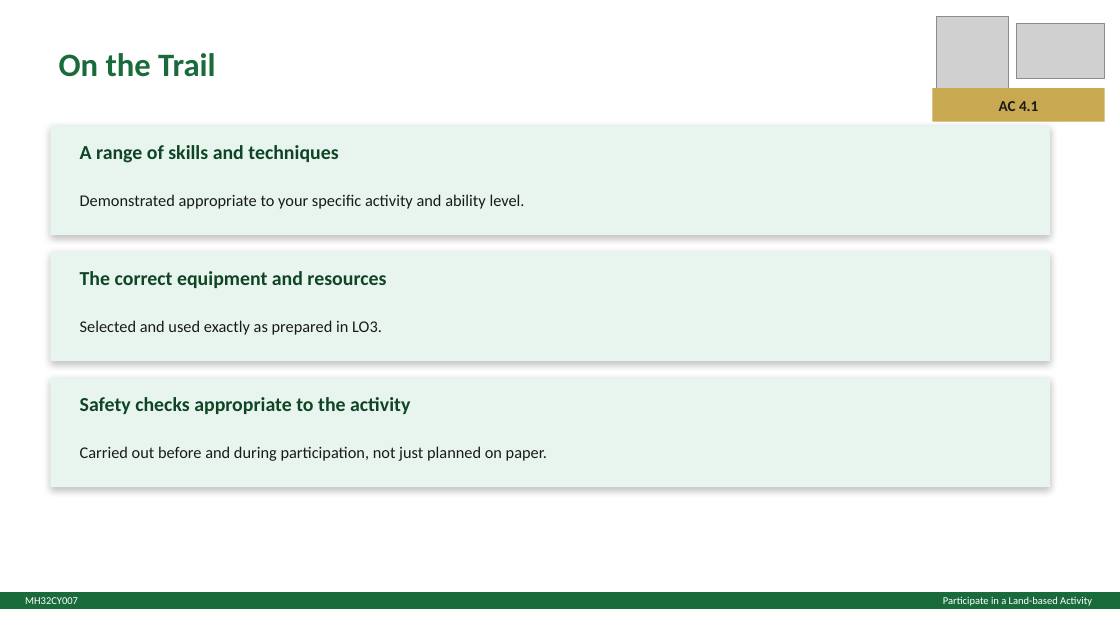
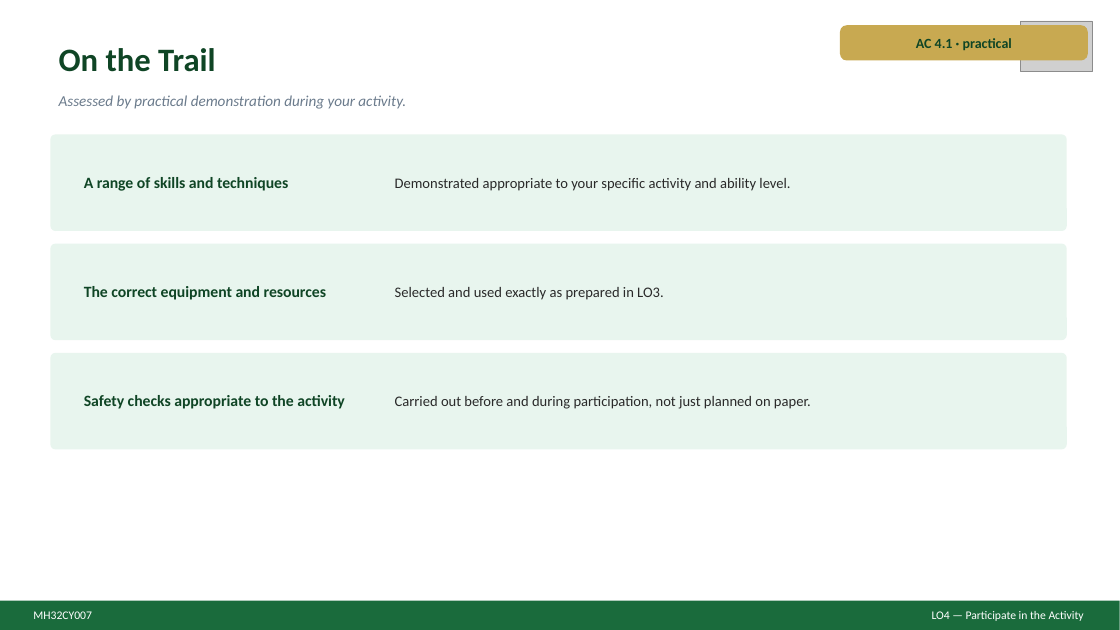
Before and after one commit to JJ2026Outdoor/ACOutdoorEd, a slide deck: slide 8 of MH32CY007LandActivitySlides.pptx (slide 10 before the commit). Drawn at 1120x630 pixels with LibreOffice and Linux fonts; fonts in the diff are those of the drawing; grey boxes stand for pictures. Boxes give left, top, right and bottom in pixels: in the first picture for what was removed or moved away, otherwise in the second. Text is boxed around its words. In the diff, an @@ line names an element or a change of style, - is before the commit and + after.

```diff
--- a/MH32CY007LandActivitySlides.pptx
+++ b/MH32CY007LandActivitySlides.pptx
@@ text "On the Trail" at (59, 48, 215, 72): text colour #1A6B3C to #0F4525 @@
@@ rounded rectangle added at (840, 25, 1088, 60), fill #C8A951 @@
@@ picture removed at (1017, 24, 1105, 78) @@
@@ picture: place and size @@
-picture at (937, 17, 1008, 88)
+picture at (1021, 21, 1092, 71)
@@ text at (916, 38, 1012, 50): text changed; size 13 to 12 pt; text colour #1A1A1A to #0F4525 @@
-AC 4.1
+AC 4.1 · practical
@@ rectangle removed at (933, 88, 1105, 122) @@
@@ text added at (59, 95, 406, 109), 13 pt, text #6B7B8C, italic @@
+Assessed by practical demonstration during your activity.
@@ rounded rectangle: place and size @@
-rounded rectangle at (50, 126, 1050, 235)
+rounded rectangle at (50, 134, 1067, 231)
@@ rounded rectangle at (50, 134, 1067, 231): rectangle to rounded rectangle; shadow off @@
@@ size 17 to 13.5 pt in 3 elements at (84, 286, 326, 300), (84, 395, 345, 409), (84, 177, 288, 191) @@
@@ text "A range of skills and ...": place and size @@
-text "A range of skills and ..." at (80, 145, 338, 163)
+text "A range of skills and ..." at (84, 177, 288, 191)
@@ text "Demonstrated appropriate to your specific ...": place and size @@
-text "Demonstrated appropriate to your specific ..." at (80, 194, 525, 209)
+text "Demonstrated appropriate to your specific ..." at (395, 178, 790, 191)
@@ rounded rectangle at (50, 244, 1067, 340): rectangle to rounded rectangle; shadow off @@
@@ rounded rectangle: place and size @@
-rounded rectangle at (50, 252, 1050, 361)
+rounded rectangle at (50, 244, 1067, 340)
@@ text "Selected and used exactly as ...": place and size @@
-text "Selected and used exactly as ..." at (80, 320, 382, 335)
+text "Selected and used exactly as ..." at (395, 287, 663, 300)
@@ rounded rectangle added at (50, 353, 1067, 450), fill #E8F5EE @@
@@ rectangle removed at (50, 378, 1050, 487) @@
@@ size 14 to 12.5 pt, text colour #1A1A1A to #2A2A2A in 3 elements at (395, 178, 790, 191), (395, 287, 663, 300), (395, 396, 811, 409) @@
@@ text "Carried out before and during ...": place and size @@
-text "Carried out before and during ..." at (80, 446, 547, 461)
+text "Carried out before and during ..." at (395, 396, 811, 409)
@@ rectangle: place and size @@
-rectangle at (0, 592, 1120, 609)
+rectangle at (0, 601, 1120, 630)
@@ text "MH32CY007": place and size @@
-text "MH32CY007" at (25, 597, 78, 604)
+text "MH32CY007" at (33, 611, 92, 619)
@@ text "MH32CY007" at (33, 611, 92, 619): size 9 to 10 pt @@
@@ text at (932, 611, 1084, 621): text changed; size 9 to 10 pt @@
-Participate in a Land-based Activity
+LO4 — Participate in the Activity
```
Also in this commit, not shown: 9 other slides changed, 1 slide added, 3 slides removed, 1 other file.
